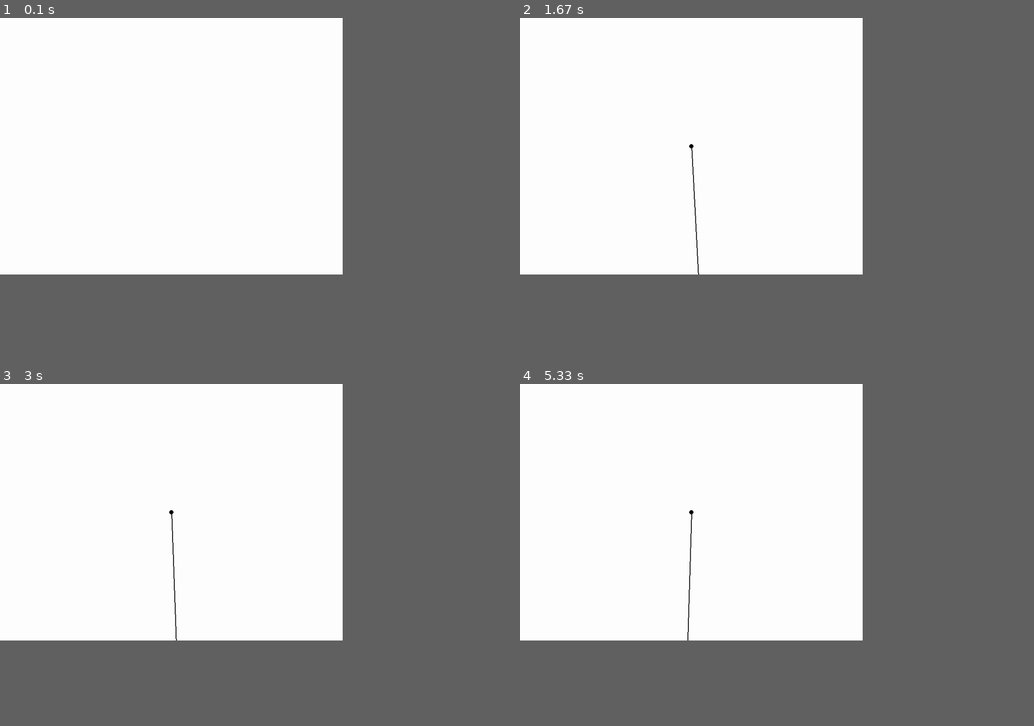
Above: before the commit, frames 1-4 (two rows, left to right).
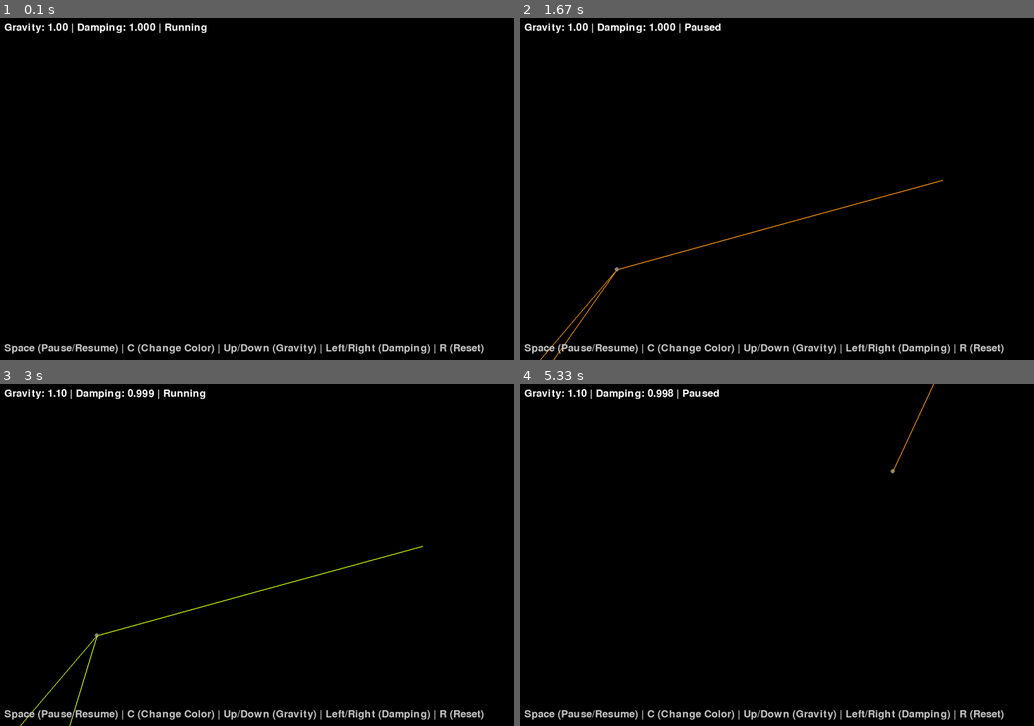
Above: after the commit, the same moments.

Repository: Sebdababo/Pygame-Physics-Game
Game: pygame game, started from game.py
Same seed, same stepped clock (60 frames per second), same inputs: the game is played once before the commit and once after it.
Inputs (mouse positions are in pixels of both pictures, inside the frame that each line leads up to):
- Up to frame 1 (0.1 s): no input
- Up to frame 2 (1.67 s): press the mouse at (941, 178) at 0.37 s; move the mouse to (859, 195) at 0.47 s; release the mouse at (782, 209) at 0.6 s; press the mouse at (941, 178) at 0.7 s; move the mouse to (777, 223) at 0.8 s; release the mouse at (617, 271) at 0.93 s; hold C 1-1.47 s; hold Right 1-1.47 s; click (854, 69) at 1.08 s; hold Right from 1.5 s (still down); tap Space at 1.57 s; click (643, 62) at 1.58 s
- Up to frame 3 (3 s): tap Space at 1.87, 2.07, 2.4, 2.7, 2.9 s; release Right at 1.97 s; hold Up 2-2.3 s; click (231, 643) at 2.08 s; tap C at 2.15 s; hold Right 2.33-2.8 s; click (241, 496) at 2.42 s; hold Left from 2.83 s (still down); click (185, 483) at 2.92 s
- Up to frame 4 (5.33 s): tap Space at 3.2, 3.47, 3.8, 4.1, 4.57, 4.87, 5 s; release Left at 3.37 s; hold Down 3.4-3.7 s; click (956, 643) at 3.48 s; tap C at 3.55, 4.65 s; hold R 3.73-4.13 s; hold Left 3.73-4.13 s; click (962, 527) at 3.82 s; right-click (622, 438) at 4.22 s; hold Left 4.5-4.9 s; click (890, 472) at 4.58 s; hold Up 4.93-5.3 s; move the mouse to (633, 592) at 4.97 s; click (633, 592) at 5.02 s
In our replay, the window is 600x450 before the commit and 900x600 after it. These sizes can differ from the game's own. Grey fills any space a smaller window leaves; there, only what the larger window draws over its background counts as a difference.

The runs differ from the first frame. In frame 1, 51% of the frame differs, in the area x 0-95%, y 0-99%; in frame 2, 51%, in the area x 0-95%, y 0-100%; in frame 3, 51%; in frame 4, 51%.

Commit message:
Game 2 v3

Diff:
--- a/game.py
+++ b/game.py
@@ -1,10 +1,11 @@
 import pygame
 import math
+import colorsys
 
 pygame.init()
-WIDTH, HEIGHT = 800, 600
+WIDTH, HEIGHT = 1200, 800
 screen = pygame.display.set_mode((WIDTH, HEIGHT))
-pygame.display.set_caption("Chaos Pendulum Simulation")
+pygame.display.set_caption("Enhanced Chaos Pendulum Simulation")
 
 class Joint:
     def __init__(self, x, y, length, angle):
@@ -18,8 +19,15 @@
 class Pendulum:
     def __init__(self):
         self.joints = []
-        self.gravity = 9.81
-        self.damping = 0.995
+        self.gravity = 1
+        self.damping = 1
+        self.trail = []
+        self.max_trail_length = 500
+        self.selected_joint = None
+        self.hue = 0
+        self.trail_color = (255, 255, 255)
+        self.joint_color = (128, 128, 128)
+        self.selected_color = (255, 0, 0)
 
     def add_joint(self, x, y):
         if not self.joints:
@@ -36,16 +44,16 @@
     def remove_joint(self):
         if self.joints:
             self.joints.pop()
+            self.selected_joint = None
+            self.trail.clear()
 
     def update(self):
         for i, joint in enumerate(self.joints):
             if i == 0:
-                joint.x = WIDTH // 2
-                joint.y = HEIGHT // 2
-            else:
-                prev_joint = self.joints[i-1]
-                joint.x = prev_joint.x + joint.length * math.sin(joint.angle)
-                joint.y = prev_joint.y + joint.length * math.cos(joint.angle)
+                continue
+            prev_joint = self.joints[i-1]
+            joint.x = prev_joint.x + joint.length * math.sin(joint.angle)
+            joint.y = prev_joint.y + joint.length * math.cos(joint.angle)
 
             force = self.gravity * math.sin(joint.angle)
             joint.angular_acceleration = -force / joint.length
@@ -53,9 +61,52 @@
             joint.angular_velocity *= self.damping
             joint.angle += joint.angular_velocity
 
+        if self.joints:
+            last_joint = self.joints[-1]
+            self.trail.append((last_joint.x, last_joint.y))
+            if len(self.trail) > self.max_trail_length:
+                self.trail.pop(0)
+
+    def select_joint(self, x, y):
+        for joint in self.joints:
+            if math.sqrt((joint.x - x)**2 + (joint.y - y)**2) < 10:
+                self.selected_joint = joint
+                return True
+        return False
+
+    def move_selected_joint(self, x, y):
+        if self.selected_joint:
+            index = self.joints.index(self.selected_joint)
+            if index == 0:
+                self.selected_joint.x = x
+                self.selected_joint.y = y
+            else:
+                prev_joint = self.joints[index - 1]
+                dx = x - prev_joint.x
+                dy = y - prev_joint.y
+                self.selected_joint.length = math.sqrt(dx**2 + dy**2)
+                self.selected_joint.angle = math.atan2(dy, dx)
+            self.update_joint_positions()
+
+    def update_joint_positions(self):
+        for i, joint in enumerate(self.joints):
+            if i == 0:
+                continue
+            prev_joint = self.joints[i-1]
+            joint.x = prev_joint.x + joint.length * math.sin(joint.angle)
+            joint.y = prev_joint.y + joint.length * math.cos(joint.angle)
+
+    def change_color(self):
+        self.hue = (self.hue + 0.1) % 1
+        rgb = colorsys.hsv_to_rgb(self.hue, 1, 1)
+        self.trail_color = tuple(int(x * 255) for x in rgb)
+
 pendulum = Pendulum()
 clock = pygame.time.Clock()
 running = True
+paused = False
+
+font = pygame.font.Font(None, 36)
 
 while running:
     for event in pygame.event.get():
@@ -64,20 +115,60 @@
         elif event.type == pygame.MOUSEBUTTONDOWN:
             if event.button == 1:
                 x, y = pygame.mouse.get_pos()
-                pendulum.add_joint(x, y)
+                if not pendulum.select_joint(x, y):
+                    pendulum.add_joint(x, y)
             elif event.button == 3:
                 pendulum.remove_joint()
+        elif event.type == pygame.MOUSEBUTTONUP:
+            if event.button == 1:
+                pendulum.selected_joint = None
+        elif event.type == pygame.MOUSEMOTION:
+            if pendulum.selected_joint:
+                x, y = pygame.mouse.get_pos()
+                pendulum.move_selected_joint(x, y)
+        elif event.type == pygame.KEYDOWN:
+            if event.key == pygame.K_SPACE:
+                paused = not paused
+            elif event.key == pygame.K_c:
+                pendulum.change_color()
+            elif event.key == pygame.K_UP:
+                pendulum.gravity += 0.1
+            elif event.key == pygame.K_DOWN:
+                pendulum.gravity = max(0, pendulum.gravity - 0.1)
+            elif event.key == pygame.K_RIGHT:
+                pendulum.damping = min(1, pendulum.damping + 0.001)
+            elif event.key == pygame.K_LEFT:
+                pendulum.damping = max(0, pendulum.damping - 0.001)
+            elif event.key == pygame.K_r:
+                pendulum = Pendulum()
+                paused = False
 
-    pendulum.update()
+    if not paused:
+        pendulum.update()
+    else:
+        pendulum.update_joint_positions()
 
-    screen.fill((255, 255, 255))
+    screen.fill((0, 0, 0))
+
+    if len(pendulum.trail) > 1:
+        pygame.draw.lines(screen, pendulum.trail_color, False, pendulum.trail, 2)
+
     for joint in pendulum.joints:
-        pygame.draw.circle(screen, (0, 0, 0), (int(joint.x), int(joint.y)), 5)
+        color = pendulum.selected_color if joint == pendulum.selected_joint else pendulum.joint_color
+        pygame.draw.circle(screen, color, (int(joint.x), int(joint.y)), 5)
         if joint != pendulum.joints[0]:
             prev_joint = pendulum.joints[pendulum.joints.index(joint) - 1]
-            pygame.draw.line(screen, (0, 0, 0), (prev_joint.x, prev_joint.y), (joint.x, joint.y), 2)
+            pygame.draw.line(screen, pendulum.trail_color, (prev_joint.x, prev_joint.y), (joint.x, joint.y), 2)
+
+    info_text = f"Gravity: {pendulum.gravity:.2f} | Damping: {pendulum.damping:.3f} | {'Paused' if paused else 'Running'}"
+    text_surface = font.render(info_text, True, (255, 255, 255))
+    screen.blit(text_surface, (10, 10))
+
+    controls_text = "Space (Pause/Resume) | C (Change Color) | Up/Down (Gravity) | Left/Right (Damping) | R (Reset)"
+    controls_surface = font.render(controls_text, True, (200, 200, 200))
+    screen.blit(controls_surface, (10, HEIGHT - 40))
 
     pygame.display.flip()
-    clock.tick(60)
+    clock.tick(30)
 
 pygame.quit()
